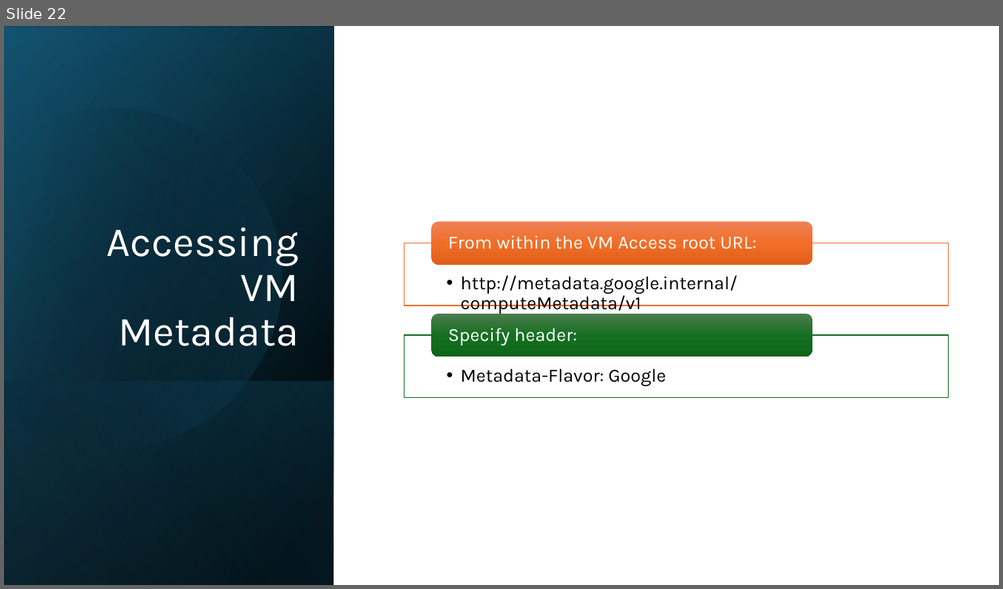
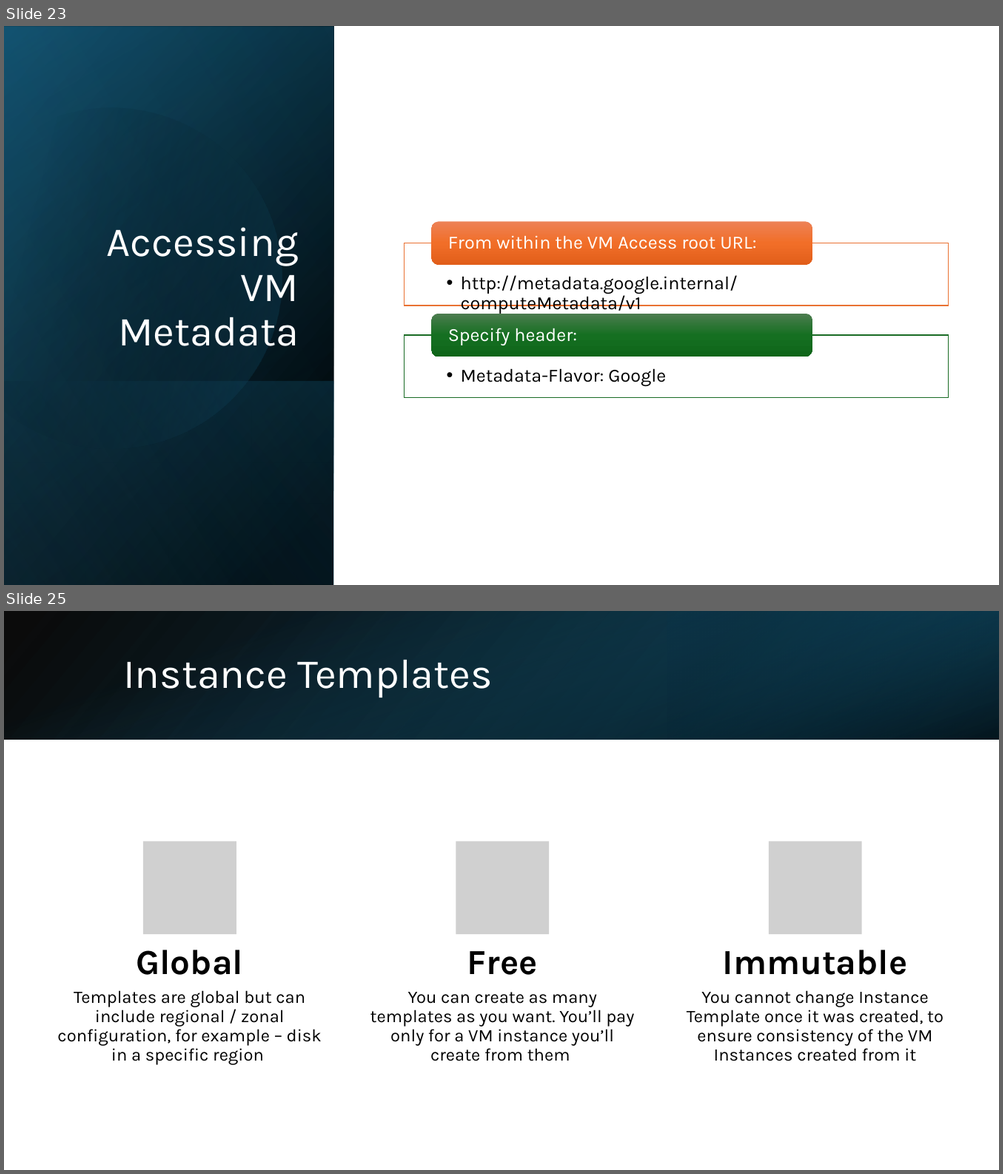
Before and after one commit to lkdrall/GCP-Professional, a slide deck: Module-2 Project, Compute.pptx. Shown one above the other, each under a label of ours: slide 22 before the commit, slides 23 and 25 after it; the slides between them are not shown. The pictures are 1003x589 and 1003x1174 pixels, drawn with LibreOffice and Linux fonts; fonts in the diff are those of the drawing; grey boxes stand for pictures. Boxes give left, top, right and bottom in pixels: in the first picture for what was removed or moved away, otherwise in the second. Text is boxed around its words. In the diff, an @@ line names an element or a change of style, - is before the commit and + after.

```diff
--- a/Module-2 Project, Compute.pptx
+++ b/Module-2 Project, Compute.pptx
@@ slide 25 added at [4,611,999,1170], background #FFFFFF @@
@@ rectangle added at [4,611,999,739], fill gradient #000000 to #104862 @@
@@ rectangle added at [4,612,998,740], fill gradient #156082 to #000000 @@
@@ rectangle added at [667,611,999,739], fill gradient #0B3041 to #156082 @@
@@ title added at [123,659,492,698], 40 pt, text #FFFFFF @@
+Instance Templates
@@ group added at [57,842,943,1065]: 6 texts, 3 pictures @@
+Global
+Templates are global but can include regional / zonal configuration, for example – disk in a specific region
+Free
+You can create as many templates as you want. You’ll pay only for a VM instance you’ll create from them
+Immutable
+You cannot change Instance Template once it was created, to ensure consistency of the VM Instances created from it
@@ what was slide 22 is now slide 23 @@
```
Also in this commit, not shown: 4 other slides added, 1 other file.
